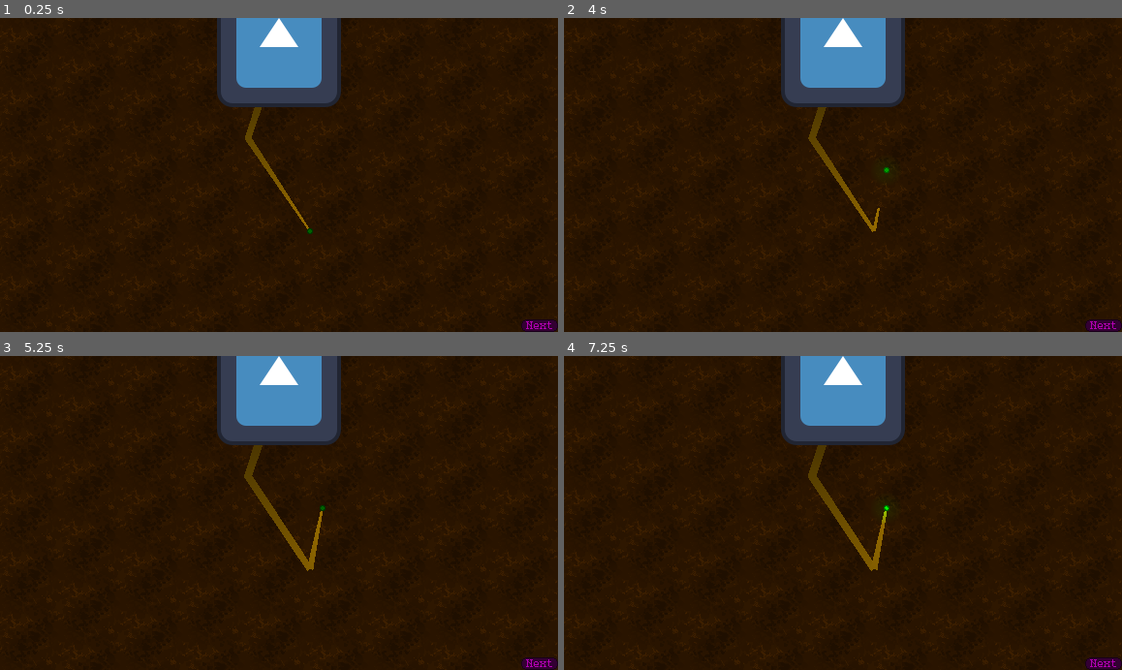
Above: before the commit, frames 1-4 (two rows, left to right).
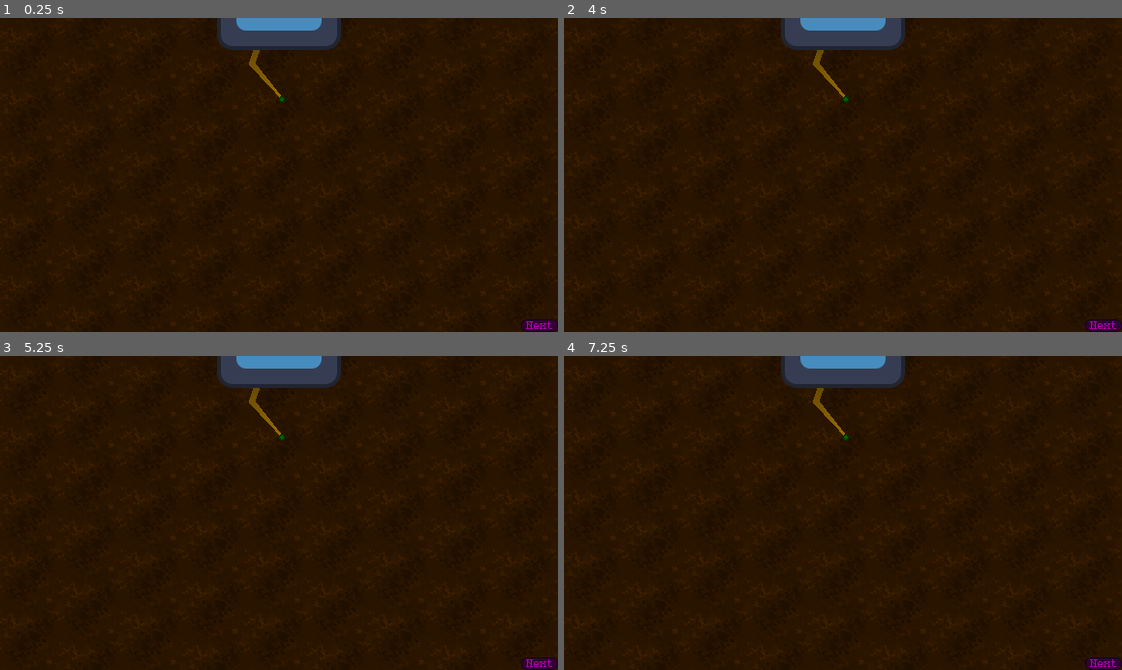
Above: after the commit, the same moments.

Repository: dragonryan06/trellis
Game: Godot game, scene res://test_world.tscn
Same seed, same stepped clock (60 frames per second), same inputs: the game is played once before the commit and once after it. The engine's default icon, where the game draws it, is replaced by a stand-in: a white triangle on a blue panel in a dark square.
Inputs (mouse positions are in pixels of both pictures, inside the frame that each line leads up to):
- Up to frame 1 (0.25 s): no input
- Up to frame 2 (4 s): click "Next" at 0.5 s; click "Next" at 1.25 s; click "Next" at 2 s; tap Enter at 2.75 s; drag from (876, 231) to (898, 105) at 2.77 s; tap Space at 3.5 s; drag from (731, 190) to (887, 171) at 3.52 s
- Up to frame 3 (5.25 s): move the mouse to (334, 443) at 4.27 s; click (334, 443) at 4.42 s; tap Enter at 5 s; drag from (251, 575) to (111, 465) at 5.02 s
- Up to frame 4 (7.25 s): tap Space at 5.75 s; move the mouse to (1010, 560) at 5.77 s; click (1010, 560) at 5.92 s; tap Enter at 6.5 s; drag from (675, 465) to (887, 509) at 6.52 s

The runs differ from the first frame. In frame 1, 5.6% of the frame differs, in the area x 38-62%, y 0-69%; in frame 2, 5.7%; in frame 3, 5.9%; in frame 4, 6.0%.

Commit message:
Branch handle, for growing new roots

Diff:
--- a/meta/game_state.gd
+++ b/meta/game_state.gd
@@ -1,3 +1,13 @@
 extends Node
 
 signal next_turn
+
+var turn_count : int
+
+func advance_turn() -> void:
+	next_turn.emit()
+	turn_count += 1
+	print("==== Turn %d ====" % (turn_count + 1))
+
+func _ready() -> void:
+	print("==== Turn 1 ====")
--- a/meta/test_world.gd
+++ b/meta/test_world.gd
@@ -1,4 +1,4 @@
 extends Node2D
 
 func _on_next_turn_pressed() -> void:
-	GameState.next_turn.emit()
+	GameState.advance_turn()
--- /dev/null
+++ b/rooting/branch_handle.gd
@@ -0,0 +1,12 @@
+class_name BranchHandle
+extends HandleBase
+
+func _ready() -> void:
+	$AnimatedSprite2D.hide()
+
+func _on_visibility_range_mouse_entered() -> void:
+	$AnimatedSprite2D.show()
+
+func _on_visibility_range_mouse_exited() -> void:
+	if (!mouse_drag):
+		$AnimatedSprite2D.hide()
--- /dev/null
+++ b/rooting/branch_handle.tscn
@@ -0,0 +1,113 @@
+[gd_scene format=3 uid="uid://gx6f3aenjsmp"]
+
+[ext_resource type="Script" uid="uid://rcwwhhi8or71" path="res://rooting/branch_handle.gd" id="1_fbet3"]
+[ext_resource type="Texture2D" uid="uid://bwbgctga2c5iy" path="res://rooting/branch_handle.png" id="1_jsup7"]
+
+[sub_resource type="CircleShape2D" id="CircleShape2D_fbet3"]
+
+[sub_resource type="CircleShape2D" id="CircleShape2D_l86wc"]
+radius = 64.0
+
+[sub_resource type="CanvasItemMaterial" id="CanvasItemMaterial_q38kt"]
+light_mode = 1
+
+[sub_resource type="AtlasTexture" id="AtlasTexture_avr28"]
+atlas = ExtResource("1_jsup7")
+region = Rect2(11, 0, 11, 11)
+
+[sub_resource type="AtlasTexture" id="AtlasTexture_lwij8"]
+atlas = ExtResource("1_jsup7")
+region = Rect2(22, 0, 11, 11)
+
+[sub_resource type="AtlasTexture" id="AtlasTexture_4u7gb"]
+atlas = ExtResource("1_jsup7")
+region = Rect2(0, 11, 11, 11)
+
+[sub_resource type="AtlasTexture" id="AtlasTexture_jqdne"]
+atlas = ExtResource("1_jsup7")
+region = Rect2(11, 11, 11, 11)
+
+[sub_resource type="AtlasTexture" id="AtlasTexture_whffc"]
+atlas = ExtResource("1_jsup7")
+region = Rect2(22, 11, 11, 11)
+
+[sub_resource type="AtlasTexture" id="AtlasTexture_uhe6x"]
+atlas = ExtResource("1_jsup7")
+region = Rect2(0, 22, 11, 11)
+
+[sub_resource type="AtlasTexture" id="AtlasTexture_lfwae"]
+atlas = ExtResource("1_jsup7")
+region = Rect2(0, 0, 11, 11)
+
+[sub_resource type="SpriteFrames" id="SpriteFrames_s02dw"]
+animations = [{
+"frames": [{
+"duration": 1.0,
+"texture": SubResource("AtlasTexture_avr28")
+}, {
+"duration": 1.0,
+"texture": SubResource("AtlasTexture_lwij8")
+}, {
+"duration": 1.0,
+"texture": SubResource("AtlasTexture_4u7gb")
+}, {
+"duration": 1.0,
+"texture": SubResource("AtlasTexture_jqdne")
+}, {
+"duration": 1.0,
+"texture": SubResource("AtlasTexture_whffc")
+}, {
+"duration": 1.0,
+"texture": SubResource("AtlasTexture_uhe6x")
+}],
+"loop": true,
+"name": &"active",
+"speed": 6.0
+}, {
+"frames": [{
+"duration": 1.0,
+"texture": SubResource("AtlasTexture_lfwae")
+}],
+"loop": true,
+"name": &"default",
+"speed": 6.0
+}]
+
+[sub_resource type="Gradient" id="Gradient_sl3re"]
+colors = PackedColorArray(1, 1, 1, 1, 0, 0, 0, 1)
+
+[sub_resource type="GradientTexture2D" id="GradientTexture2D_vmdas"]
+gradient = SubResource("Gradient_sl3re")
+width = 32
+height = 32
+fill = 1
+fill_from = Vector2(0.5, 0.5)
+fill_to = Vector2(0.9, 0.9)
+
+[node name="BranchHandle" type="Area2D" unique_id=563496020]
+script = ExtResource("1_fbet3")
+
+[node name="CollisionShape2D" type="CollisionShape2D" parent="." unique_id=1714275866]
+shape = SubResource("CircleShape2D_fbet3")
+
+[node name="VisibilityRange" type="Area2D" parent="." unique_id=1285997559]
+
+[node name="CollisionShape2D" type="CollisionShape2D" parent="VisibilityRange" unique_id=696148004]
+shape = SubResource("CircleShape2D_l86wc")
+
+[node name="AnimatedSprite2D" type="AnimatedSprite2D" parent="." unique_id=1457392358]
+material = SubResource("CanvasItemMaterial_q38kt")
+sprite_frames = SubResource("SpriteFrames_s02dw")
+autoplay = "active"
+frame_progress = 0.04691015
+
+[node name="PointLight2D" type="PointLight2D" parent="." unique_id=410855301]
+enabled = false
+color = Color(0, 1, 0.01666665, 1)
+texture = SubResource("GradientTexture2D_vmdas")
+
+[connection signal="input_event" from="." to="." method="_on_input_event"]
+[connection signal="mouse_entered" from="." to="." method="_on_mouse_entered"]
+[connection signal="mouse_exited" from="." to="." method="_on_mouse_exited"]
+[connection signal="mouse_entered" from="VisibilityRange" to="." method="_on_visibility_range_mouse_entered"]
+[connection signal="mouse_exited" from="VisibilityRange" to="." method="_on_visibility_range_mouse_exited"]
--- a/rooting/growth_handle.gd
+++ b/rooting/handle_base.gd
@@ -1,6 +1,9 @@
+class_name HandleBase
 extends Area2D
 
 const MAX_DISPLACEMENT = 64.0
+
+var was_moved := false
 
 var mouse_hover := false:
 	get:
@@ -26,6 +29,7 @@
 			origin = position
 
 		mouse_drag = value
+		was_moved = true
 
 		if (!mouse_hover and !mouse_drag):
 			$PointLight2D.enabled = false
@@ -34,7 +38,7 @@
 var origin := Vector2(0.0, 0.0)
 var displacement := Vector2(0.0, 0.0)
 
-func _process(delta: float) -> void:
+func _process(_delta: float) -> void:
 	if (!mouse_drag):
 		return
 
@@ -53,14 +57,14 @@
 	if (mouse_drag and !event.is_pressed()):
 		mouse_drag = false
 
+func _on_input_event(_viewport: Node, event: InputEvent, _shape_idx: int) -> void:
+	if (!(event is InputEventMouseButton and event.button_index == MOUSE_BUTTON_LEFT)):
+		return
+
+	mouse_drag = event.is_pressed()
+
 func _on_mouse_entered() -> void:
 	mouse_hover = true
 
 func _on_mouse_exited() -> void:
 	mouse_hover = false
-
-func _on_input_event(_viewport: Node, event: InputEvent, _shape_idx: int) -> void:
-	if (!(event is InputEventMouseButton and event.button_index == MOUSE_BUTTON_LEFT)):
-		return
-
-	mouse_drag = event.is_pressed()
--- a/rooting/pixel_lines_test.gd
+++ /dev/null
@@ -1,24 +0,0 @@
-extends Node2D
-
-var active_line : Line2D
-
-func _input(event : InputEvent) -> void:
-	if (event is InputEventMouseButton and event.is_pressed()):
-		match event.button_index:
-			MOUSE_BUTTON_LEFT:
-				if (active_line == null):
-					return
-				active_line.add_point(get_local_mouse_position())
-				active_line.add_point(get_local_mouse_position())
-
-			MOUSE_BUTTON_RIGHT:
-				if (active_line != null):
-					active_line.remove_point(len(active_line.points) - 1)
-				active_line = $LineBase.duplicate()
-				active_line.add_point(get_local_mouse_position())
-				active_line.add_point(get_local_mouse_position())
-				add_child(active_line)
-
-func _process(delta : float) -> void:
-	if (active_line != null):
-		active_line.points[-1] = get_local_mouse_position()
--- a/rooting/root.gd
+++ b/rooting/root.gd
@@ -1,4 +1,8 @@
+class_name Root
 extends Line2D
+
+@onready
+var BranchHandleScene = preload("res://rooting/branch_handle.tscn")
 
 var root_tip_position: Vector2:
 	get:
@@ -6,11 +10,32 @@
 	set(value):
 		points[-1] = value
 
+func grow_to(location: Vector2) -> void:
+	assert(is_inside_tree(), "Must be inside tree!")
+	add_point(root_tip_position)
+	var grow_tween = get_tree().create_tween().set_trans(Tween.TRANS_SINE)
+	grow_tween.tween_property(self, "root_tip_position", location, 1.0)
+	grow_tween.tween_property(self, "width", width + 0.5, 1.0)
+	$GrowthHandle.position = location
+
 func _ready() -> void:
 	GameState.next_turn.connect(_on_next_turn)
 
 func _on_next_turn() -> void:
-	add_point(root_tip_position)
-	var tween = get_tree().create_tween().set_trans(Tween.TRANS_SINE)
-	tween.tween_property(self, "root_tip_position", $GrowthHandle.position, 1.0)
-	tween.tween_property(self, "width", width + 0.5, 1.0)
+	if ($GrowthHandle.was_moved):
+		grow_to($GrowthHandle.position)
+		$GrowthHandle.was_moved = false
+
+	for child in get_children():
+		if (!(child is BranchHandle and child.was_moved)):
+			continue
+		var branch = load("res://rooting/root.tscn").instantiate()
+		branch.add_point(child.origin)
+		add_child(branch)
+		branch.grow_to(child.position)
+		remove_child(child)
+
+	if ((len(points) + 1) % 2 == 0):
+		var new_handle = BranchHandleScene.instantiate()
+		new_handle.position = points[len(points) - 2]
+		add_child(new_handle)
--- a/rooting/root.tscn
+++ b/rooting/root.tscn
@@ -1,8 +1,8 @@
 [gd_scene format=3 uid="uid://0nt8blcx0ock"]
 
-[ext_resource type="Script" uid="uid://d4lsfvbm0o7dk" path="res://rooting/growth_handle.gd" id="1_8mwy2"]
 [ext_resource type="Texture2D" uid="uid://dq7oyd34ucsih" path="res://rooting/grow_handle.png" id="1_q38kt"]
 [ext_resource type="Script" uid="uid://fsrspbj0b0vo" path="res://rooting/root.gd" id="1_sl3re"]
+[ext_resource type="Script" uid="uid://djqqtsj1hf21w" path="res://rooting/handle_base.gd" id="2_sl3re"]
 
 [sub_resource type="Curve" id="Curve_gy3sr"]
 _data = [Vector2(0, 1), 0.0, 0.0, 0, 0, Vector2(0.75, 0.75280905), 0.0, 0.0, 0, 0, Vector2(1, 0.25), 0.0, 0.0, 0, 0]
@@ -78,18 +78,18 @@
 "speed": 6.0
 }]
 
-[sub_resource type="Gradient" id="Gradient_sl3re"]
+[sub_resource type="Gradient" id="Gradient_ft56i"]
 colors = PackedColorArray(1, 1, 1, 1, 0, 0, 0, 1)
 
 [sub_resource type="GradientTexture2D" id="GradientTexture2D_ft56i"]
-gradient = SubResource("Gradient_sl3re")
+gradient = SubResource("Gradient_ft56i")
 width = 32
 height = 32
 fill = 1
 fill_from = Vector2(0.5, 0.5)
 fill_to = Vector2(0.9, 0.9)
 
-[node name="Root" type="Line2D" unique_id=686598111]
+[node name="Root" type="Line2D" unique_id=49831813]
 show_behind_parent = true
 width = 8.0
 width_curve = SubResource("Curve_gy3sr")
@@ -99,9 +99,10 @@
 end_cap_mode = 2
 round_precision = 16
 script = ExtResource("1_sl3re")
+metadata/_custom_type_script = "uid://fsrspbj0b0vo"
 
 [node name="GrowthHandle" type="Area2D" parent="." unique_id=2062171075]
-script = ExtResource("1_8mwy2")
+script = ExtResource("2_sl3re")
 
 [node name="CollisionShape2D" type="CollisionShape2D" parent="GrowthHandle" unique_id=2005075403]
 shape = SubResource("CircleShape2D_wsw62")
--- a/rooting/root_system.tscn
+++ b/rooting/root_system.tscn
@@ -1,9 +1,9 @@
 [gd_scene format=3 uid="uid://dgqsxm6vmlr5g"]
 
 [ext_resource type="Texture2D" uid="uid://8t7cpkft333t" path="res://icon.svg" id="1_dsdun"]
-[ext_resource type="Script" uid="uid://d4lsfvbm0o7dk" path="res://rooting/growth_handle.gd" id="2_kn7e2"]
 [ext_resource type="Script" uid="uid://fsrspbj0b0vo" path="res://rooting/root.gd" id="2_kvdd2"]
 [ext_resource type="Texture2D" uid="uid://dq7oyd34ucsih" path="res://rooting/grow_handle.png" id="3_kvdd2"]
+[ext_resource type="Script" uid="uid://djqqtsj1hf21w" path="res://rooting/handle_base.gd" id="3_ky63x"]
 
 [sub_resource type="Curve" id="Curve_gy3sr"]
 _data = [Vector2(0, 1), 0.0, 0.0, 0, 0, Vector2(0.75, 0.75280905), 0.0, 0.0, 0, 0, Vector2(1, 0.25), 0.0, 0.0, 0, 0]
@@ -95,7 +95,7 @@
 
 [node name="Taproot" type="Line2D" parent="." unique_id=686598111]
 show_behind_parent = true
-points = PackedVector2Array(0, 0, -32, 96, 32, 192)
+points = PackedVector2Array(0, 0, -28, 78, 3, 114)
 width = 8.0
 width_curve = SubResource("Curve_gy3sr")
 default_color = Color(0.53, 0.37983334, 0, 1)
@@ -106,8 +106,8 @@
 script = ExtResource("2_kvdd2")
 
 [node name="GrowthHandle" type="Area2D" parent="Taproot" unique_id=2062171075]
-position = Vector2(32, 192)
-script = ExtResource("2_kn7e2")
+position = Vector2(3, 115)
+script = ExtResource("3_ky63x")
 
 [node name="CollisionShape2D" type="CollisionShape2D" parent="Taproot/GrowthHandle" unique_id=2005075403]
 shape = SubResource("CircleShape2D_wsw62")
--- a/test_world.tscn
+++ b/test_world.tscn
@@ -19,7 +19,7 @@
 [node name="PlayerCamera" type="Camera2D" parent="." unique_id=524478451]
 
 [node name="RootSystem" parent="." unique_id=435886559 instance=ExtResource("3_1lwx6")]
-position = Vector2(0, -134)
+position = Vector2(0, -193)
 
 [node name="HUD" type="CanvasLayer" parent="." unique_id=830647743]
 
Not shown, added: rooting/branch_handle.gd.uid
Binary file added: rooting/branch_handle.png
Not shown, added: rooting/branch_handle.png.import
Not shown, removed: rooting/growth_handle.gd.uid
Not shown, added: rooting/handle_base.gd.uid
Not shown, removed: rooting/pixel_lines_test.gd.uid
